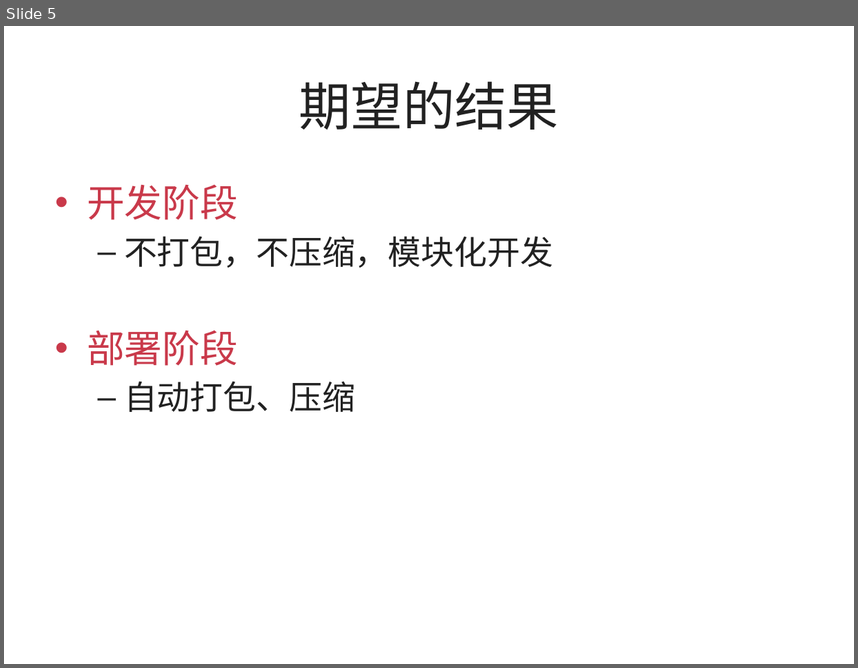
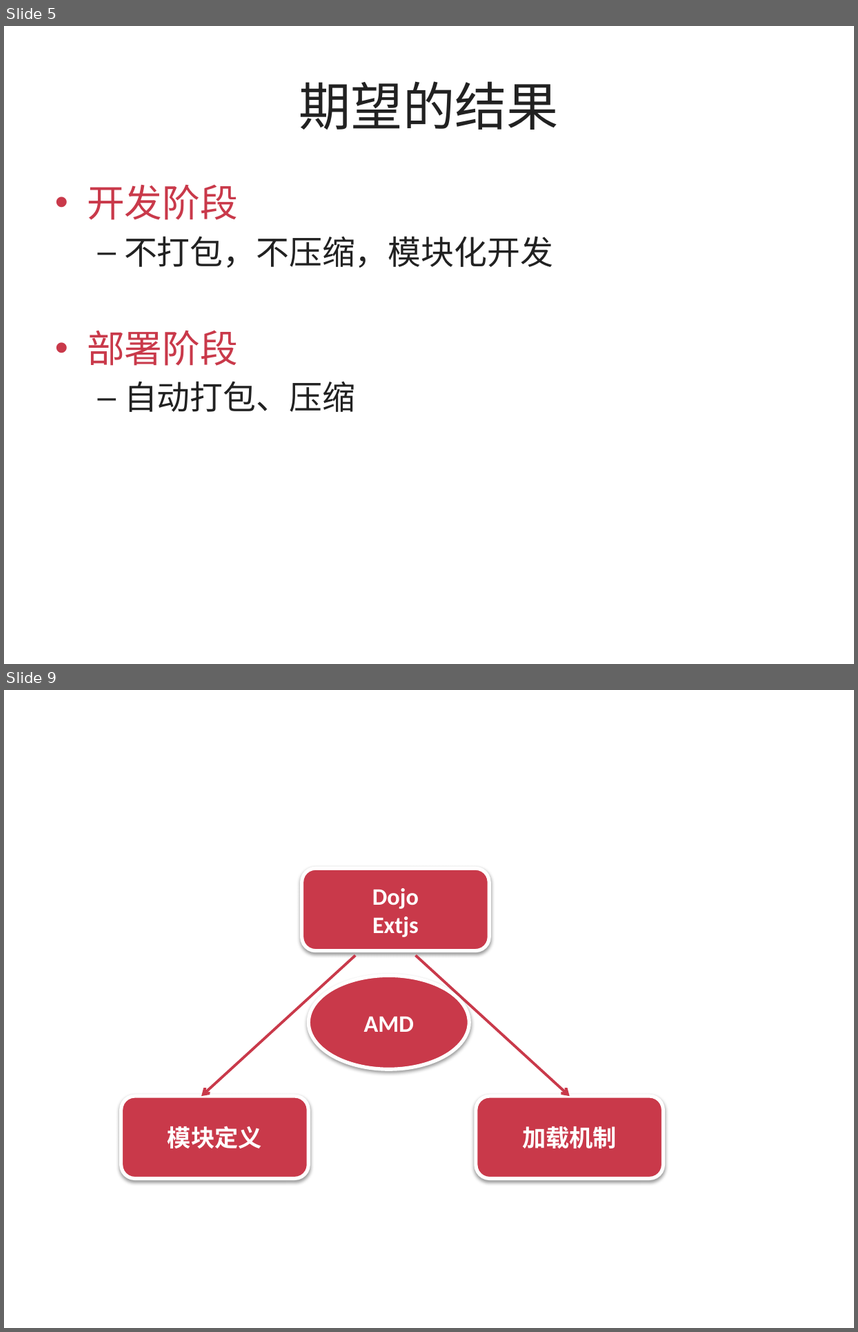
Before and after one commit to silvajs/lecturer, a slide deck: requirejs/doc/requirejs.pptx. Shown one above the other, each under a label of ours: slide 5 before the commit, slides 5 and 9 after it; the slides between them are not shown. The pictures are 858x668 and 858x1332 pixels, drawn with LibreOffice and Linux fonts; fonts in the diff are those of the drawing. Boxes give left, top, right and bottom in pixels: in the first picture for what was removed or moved away, otherwise in the second. Text is boxed around its words. In the diff, an @@ line names an element or a change of style, - is before the commit and + after.

```diff
--- a/requirejs/doc/requirejs.pptx
+++ b/requirejs/doc/requirejs.pptx
@@ slide 9 added at (x1=4, y1=690, x2=854, y2=1328), background #FFFFFF @@
@@ rounded rectangle added at (x1=301, y1=869, x2=488, y2=951), fill #C9394A, outline #FFFFFF 3 pt, 20 pt, text #FFFFFF, bold @@
+Dojo
+Extjs
@@ arrow added from (355, 955) to (201, 1096), #C9394A 2.25 pt @@
@@ arrow added from (415, 955) to (569, 1096), #C9394A 2.25 pt @@
@@ ellipse added at (x1=308, y1=976, x2=469, y2=1069), fill #C9394A, outline #FFFFFF 3 pt, 20 pt, text #FFFFFF, bold @@
+AMD
@@ rounded rectangle added at (x1=121, y1=1096, x2=308, y2=1178), fill #C9394A, outline #FFFFFF 3 pt, 20 pt, text #FFFFFF, bold @@
+模块定义
@@ rounded rectangle added at (x1=476, y1=1096, x2=663, y2=1178), fill #C9394A, outline #FFFFFF 3 pt, 20 pt, text #FFFFFF, bold @@
+加载机制
```
Also in this commit, not shown: 5 other slides added, 13 other files.
